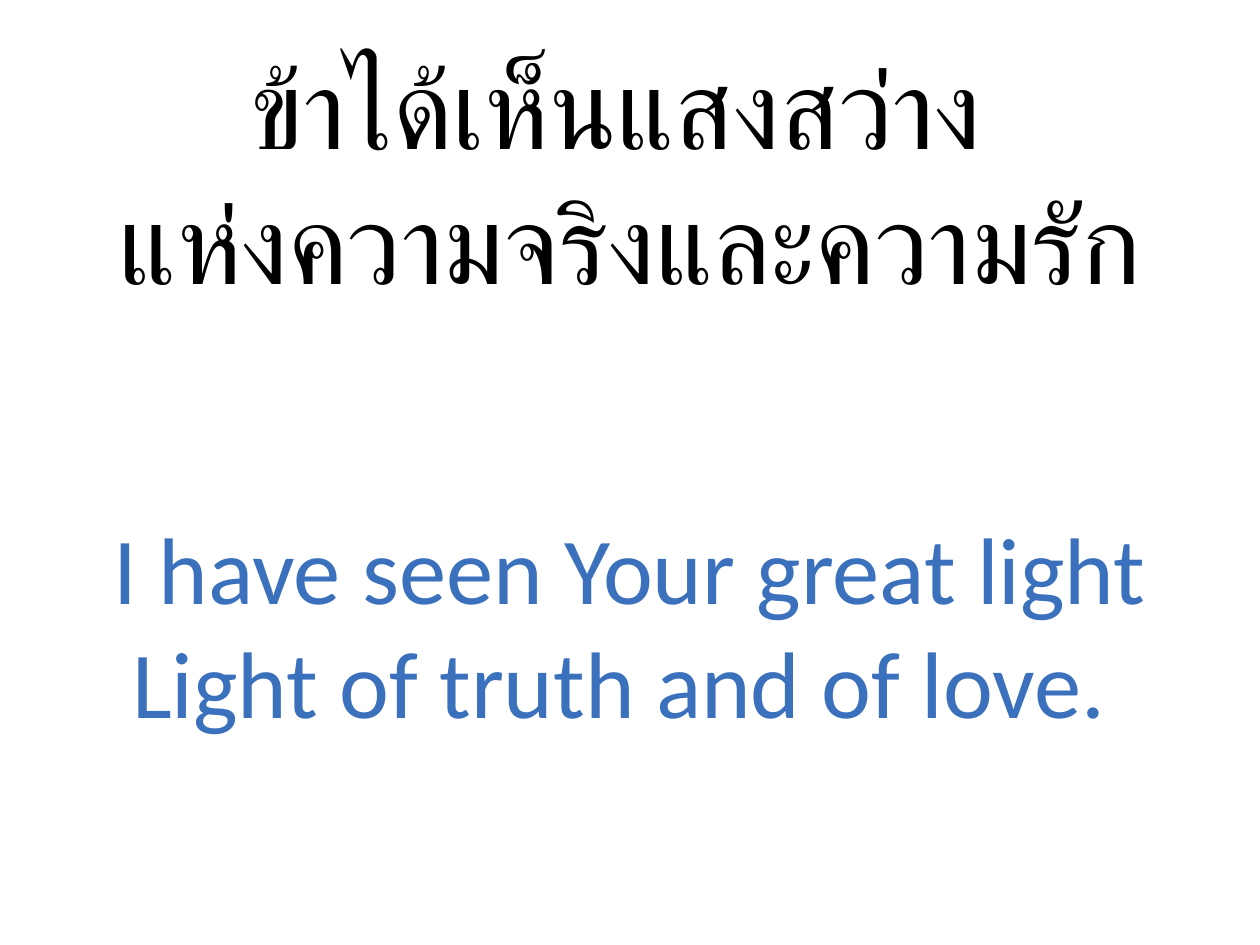
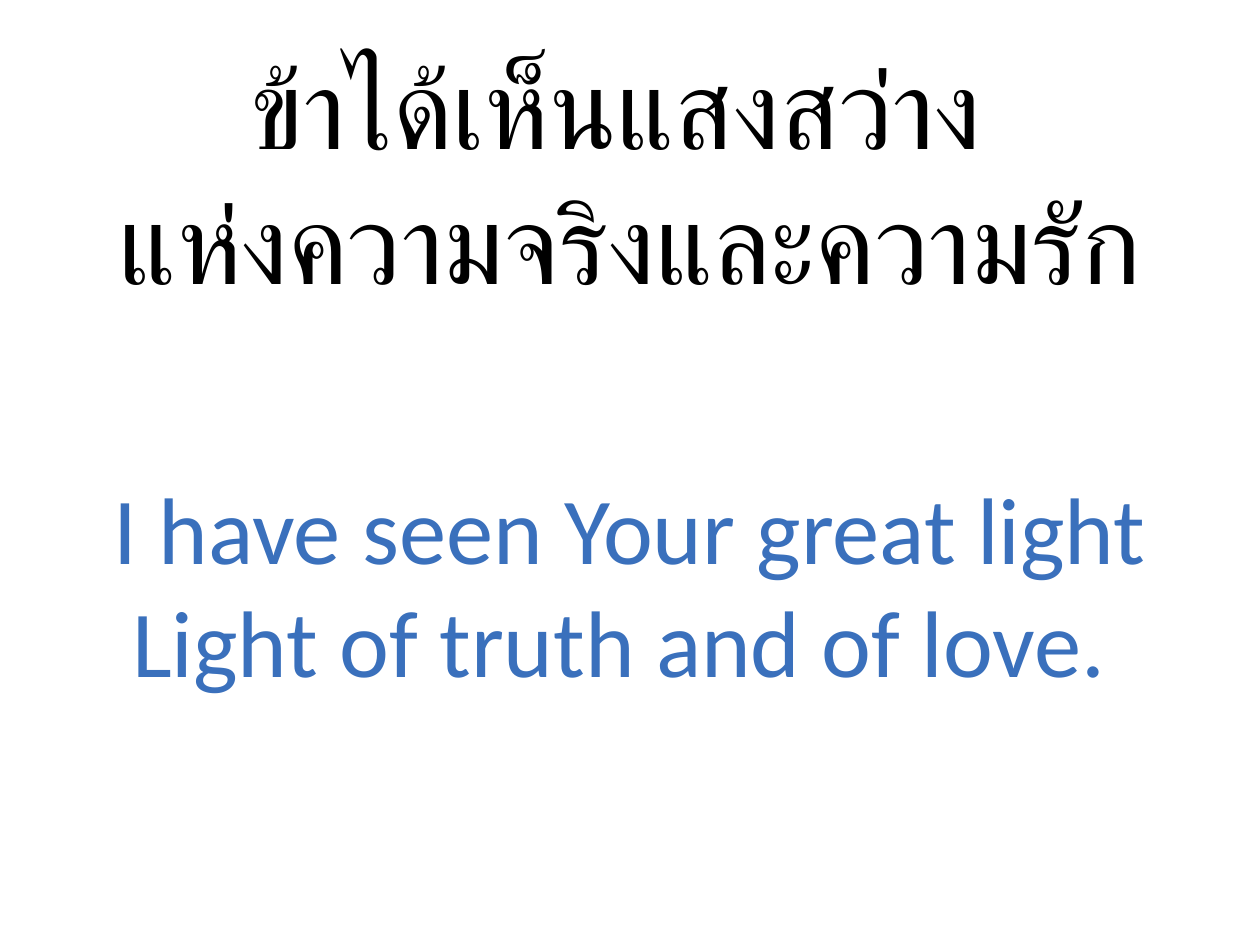
Before and after one commit to mightmay/songpptcreator, a slide deck: slide 6 of pre-made-ppt/ไม่ว่าอยู่แห่งหนไหน.pptx. Drawn at 1260x945 pixels with LibreOffice and Linux fonts; fonts in the diff are those of the drawing; background and template pictures are left out. Boxes give left, top, right and bottom in pixels: in the first picture for what was removed or moved away, otherwise in the second. Text is boxed around its words. In the diff, an @@ line names an element or a change of style, - is before the commit and + after.

```diff
--- a/pre-made-ppt/ไม่ว่าอยู่แห่งหนไหน.pptx
+++ b/pre-made-ppt/ไม่ว่าอยู่แห่งหนไหน.pptx
@@ text "I have seen Your great ...": place and size @@
-text "I have seen Your great ..." at box(114, 538, 1145, 735)
+text "I have seen Your great ..." at box(114, 498, 1145, 694)
```
Also in this commit, not shown: 7 other slides changed, 6 other files.
